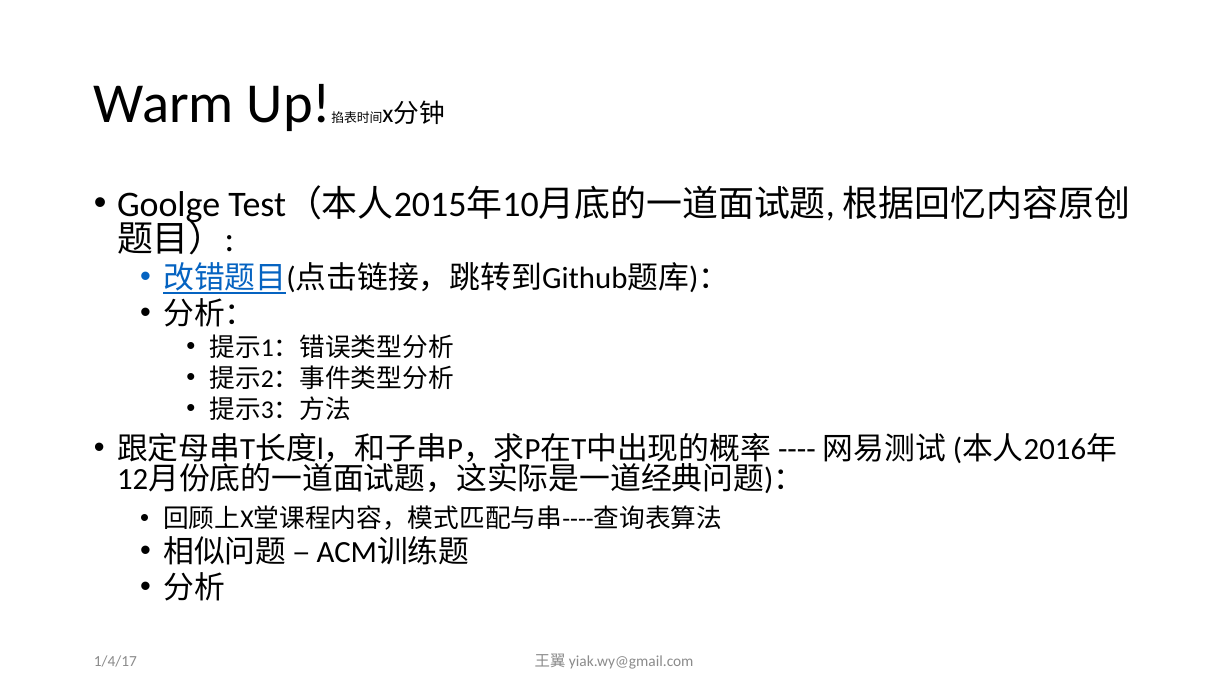
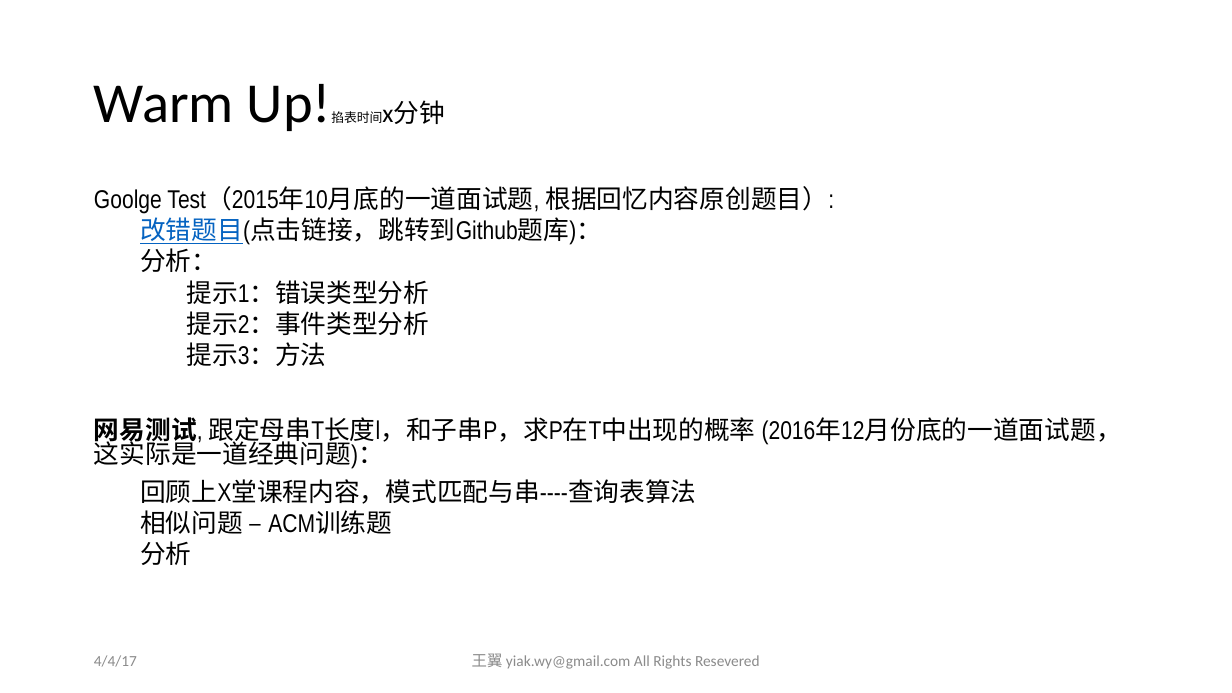
Before and after one commit to yiakwy/yiakwy.github.io, a slide deck: slide 8 of Computing Random Variables/Computing Random Variables.pptx (slide 6 before the commit). Drawn at 1232x693 pixels with LibreOffice and Linux fonts; fonts in the diff are those of the drawing. Boxes give left, top, right and bottom in pixels: in the first picture for what was removed or moved away, otherwise in the second. Text is boxed around its words. In the diff, an @@ line names an element or a change of style, - is before the commit and + after.

```diff
--- a/Computing Random Variables/Computing Random Variables.pptx
+++ b/Computing Random Variables/Computing Random Variables.pptx
@@ text at bbox=[94, 186, 834, 214]: text changed; size 28 to 20 pt; font Calibri to Arial Narrow @@
-• Goolge Test（本人2015年10月底的一道面试题, 根据回忆内容原创题目）:
+Goolge Test（2015年10月底的一道面试题, 根据回忆内容原创题目）:
@@ text at bbox=[140, 213, 696, 565]: size 24 to 20 pt in "改错题目(点击链接，跳转到Github题库)：", "分析：", "相似问题 – ACM训练题", "分析"; font Calibri to Arial Narrow in "改错题目(点击链接，跳转到Github题库)：", "分析：", "提示1：错误类型分析", "提示2：事件类型分析" and 4 more places; bullet • to none @@
@@ text at bbox=[94, 417, 1122, 469]: text changed; size 24 to 20 pt; font Calibri to Arial Narrow @@
-  • 跟定母串T长度l，和子串P，求P在T中出现的概率 ---- 网易测试 (本人2016年12月份底的一道面试题，这实际是一道经典问题)：
+  网易测试, 跟定母串T长度l，和子串P，求P在T中出现的概率 (2016年12月份底的一道面试题，这实际是一道经典问题)：
@@ text at bbox=[94, 655, 137, 667]: text changed @@
-1/4/17
+4/4/17
@@ text at bbox=[472, 653, 760, 669]: text changed @@
-王翼 yiak.wy@gmail.com
+王翼 yiak.wy@gmail.com All Rights Resevered
```
Also in this commit, not shown: 20 other slides changed, 14 slides added, 3 other files.
